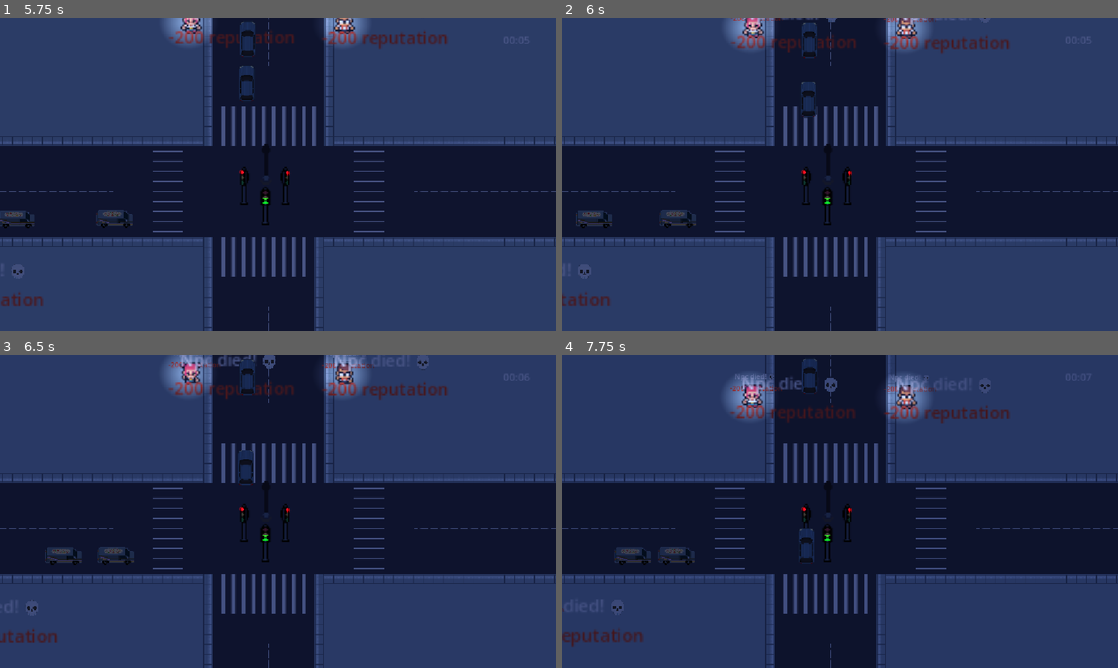
Above: before the commit, frames 1-4 (two rows, left to right).
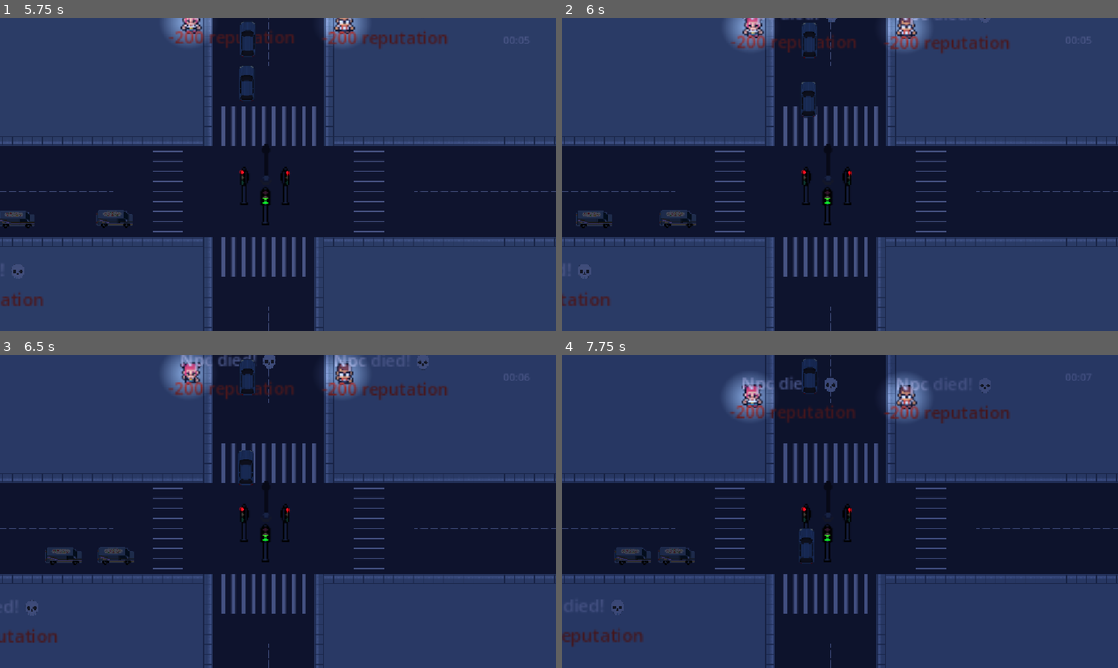
Above: after the commit, the same moments.

Repository: lafgo-fc/game-jam-repoooo
Game: Godot game, scene res://scne/test_one.tscn
Same seed, same stepped clock (60 frames per second), same inputs: the game is played once before the commit and once after it.
Inputs:
- Up to frame 1 (5.75 s): tap Enter (ui_accept) at 0.5, 0.77, 1.25, 1.52, 3.02, 3.77, 4.52 s; hold R (traffic control right and left) from 0.53 s (still down)
- Up to frame 2 (6 s): keep holding R (traffic control right and left)
- Up to frame 3 (6.5 s): keep holding R (traffic control right and left); tap Enter (ui_accept) at 6.02 s
- Up to frame 4 (7.75 s): keep holding R (traffic control right and left); tap Enter (ui_accept) at 6.77, 7.52 s

Frame 1 is identical in both runs. In frame 2, less than 0.1% of the frame differs, in the area x 30-68%, y 0-2%; in frame 3, 0.1%; in frame 4, 0.2%, in the area x 0-68%, y 6-82%.
Error before the commit: Attempt to call function 'hide' in base 'null instance' on a null instance. (res://scne/pedestians.gd:457)
Error after the commit: Attempt to call function 'hide' in base 'null instance' on a null instance. (res://scne/pedestians.gd:451)

Commit message:
added multiple labels for all the npc node

Diff:
--- a/scne/pedestians.gd
+++ b/scne/pedestians.gd
@@ -394,7 +394,6 @@
 	if body != self and body.is_in_group("npc"):
 
 		other_npc = body
-		collided_npc = body
 
 		different_directional_npc = false
 
@@ -420,9 +419,7 @@
 
 			avoiding = false
 			avoid_time = 0.0
-	if body == collided_npc:
-		collided_npc = null
-		death_label.hide()
+
 
 
 # --------------------------------
@@ -448,10 +445,7 @@
 
 # func to perform npc collision things
 func npc_collision():
-	if collided_npc != null:
-		GameData.reputation -= 100
-		print("npc collided")
+	if GameData.npc_collided:
 		death_label.show()
-		death_label.global_position = collided_npc.global_position
 	else:
 		death_label.hide()
--- a/scne/pedestians.tscn
+++ b/scne/pedestians.tscn
@@ -1651,11 +1651,11 @@
 sprite_frames = SubResource("SpriteFrames_454ae")
 animation = &"idle top"
 
-[node name="Control2" parent="." unique_id=1444336778 instance=ExtResource("8_yt22a")]
-offset_left = -35.999996
-offset_top = -39.999996
-offset_right = 4.000004
-offset_bottom = 3.8146973e-06
+[node name="Control2" parent="npc 2" unique_id=319399955 instance=ExtResource("8_yt22a")]
+offset_left = -15.466664
+offset_top = -14.441555
+offset_right = 24.533337
+offset_bottom = 25.558445
 scale = Vector2(0.7, 0.7)
 
 [node name="npc 3" type="AnimatedSprite2D" parent="." unique_id=1103112919]
@@ -1663,7 +1663,7 @@
 sprite_frames = SubResource("SpriteFrames_xnp0m")
 animation = &"idle front"
 
-[node name="Control3" parent="npc 3" unique_id=640970795 instance=ExtResource("8_yt22a")]
+[node name="Control3" parent="npc 3" unique_id=947486854 instance=ExtResource("8_yt22a")]
 offset_left = -14.399998
 offset_top = -15.999997
 offset_right = 25.600002
@@ -1675,7 +1675,7 @@
 sprite_frames = SubResource("SpriteFrames_xi4lh")
 animation = &"idle top"
 
-[node name="Control4" parent="npc 4" unique_id=1142405070 instance=ExtResource("8_yt22a")]
+[node name="Control4" parent="npc 4" unique_id=776570238 instance=ExtResource("8_yt22a")]
 offset_left = -14.399998
 offset_top = -15.999997
 offset_right = 25.600002
@@ -1687,7 +1687,7 @@
 sprite_frames = SubResource("SpriteFrames_wmd7k")
 animation = &"idle front"
 
-[node name="Control5" parent="npc 5" unique_id=2040445164 instance=ExtResource("8_yt22a")]
+[node name="Control5" parent="npc 5" unique_id=1373093743 instance=ExtResource("8_yt22a")]
 offset_left = -14.999998
 offset_top = -16.666664
 offset_right = 25.000002
@@ -1699,7 +1699,7 @@
 sprite_frames = SubResource("SpriteFrames_n1mkj")
 animation = &"idle front"
 
-[node name="Control6" parent="npc 6" unique_id=117802568 instance=ExtResource("8_yt22a")]
+[node name="Control6" parent="npc 6" unique_id=1942839660 instance=ExtResource("8_yt22a")]
 offset_left = -14.999998
 offset_top = -16.666664
 offset_right = 25.000002
